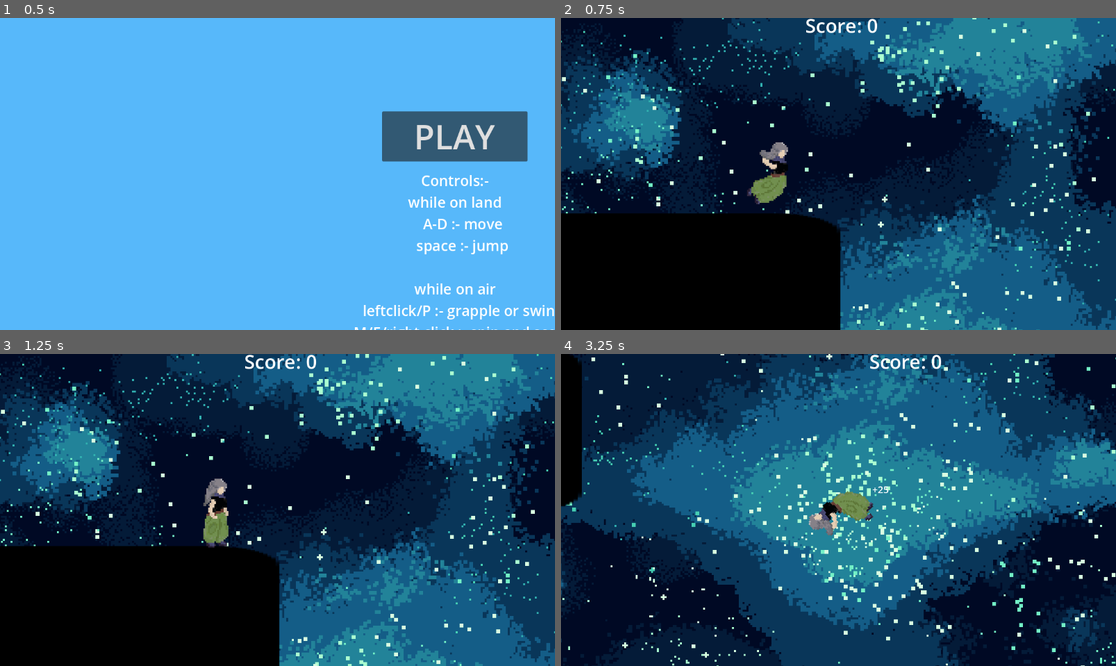
Above: before the commit, frames 1-4 (two rows, left to right).
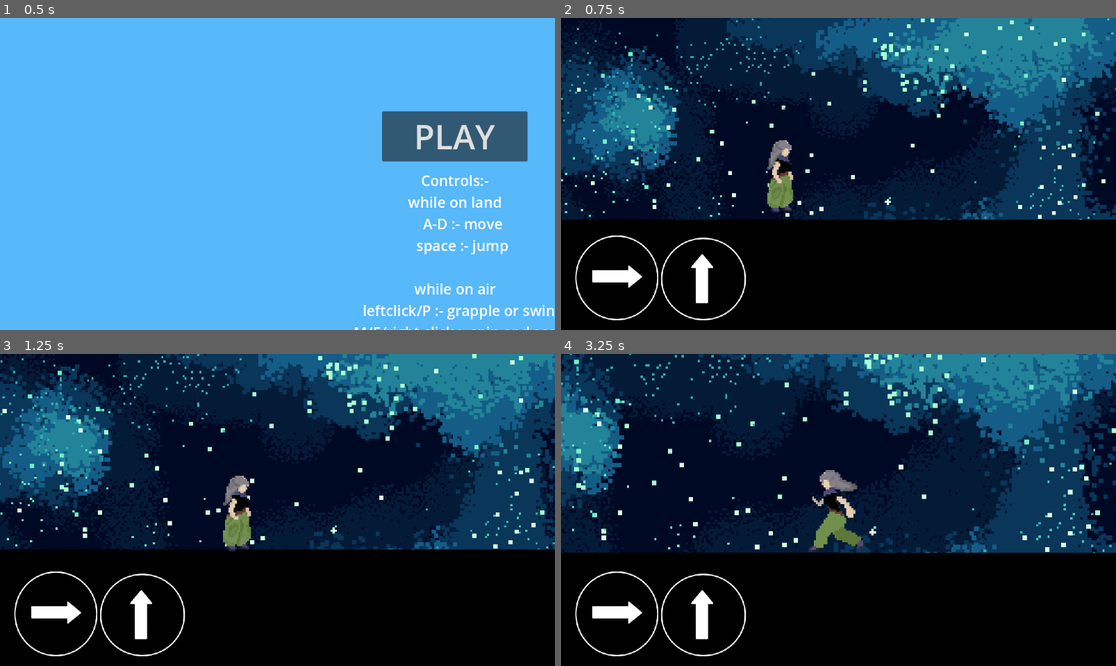
Above: after the commit, the same moments.

Repository: Shubh-2799/rep
Game: Godot game, scene res://controls.tscn
Same seed, same stepped clock (60 frames per second), same inputs: the game is played once before the commit and once after it. The engine's default icon, where the game draws it, is replaced by a stand-in: a white triangle on a blue panel in a dark square.
Inputs (mouse positions are in pixels of both pictures, inside the frame that each line leads up to):
- Up to frame 1 (0.5 s): no input
- Up to frame 2 (0.75 s): click "PLAY" at 0.5 s
- Up to frame 3 (1.25 s): no input
- Up to frame 4 (3.25 s): move the mouse to (960, 494) at 1.27 s; hold Right (ui_right) 1.28-2.78 s; tap F (dash) at 1.35, 2.1, 3.05 s; move the mouse to (727, 525) at 2.02 s; move the mouse to (894, 441) at 2.77 s; hold Left (ui_left) from 2.78 s (still down); hold M (flip) from 2.78 s (still down)

Frame 1 is identical in both runs. In frame 2, 32% of the frame differs, in the area x 0-100%, y 0-100%; in frame 3, 40%; in frame 4, 88%.

Commit message:
zoom out 1st attempt
dynamic zoom out with momentum, implemented for now. need refining.

Diff:
--- /dev/null
+++ b/camera_2d.gd
@@ -0,0 +1,22 @@
+extends Camera2D
+
+
+@export var min_zoom = Vector2(1.2,1.2)
+@export var max_zoom = Vector2(0.5,0.5)
+var max_speed = 1000.0
+var min_speed = 100.0
+@onready var player = get_parent()
+var zoom_speed = 5.0
+func _ready() -> void:
+	pass # Replace with function body.
+
+
+# Called every frame. 'delta' is the elapsed time since the previous frame.
+func _process(delta: float) -> void:
+	var speed = player.velocity.length()
+	if player.velocity.y < 0:
+		var t = clamp(speed/max_speed , 0.0 , 1.0)
+		var target_zoom = min_zoom.lerp(max_zoom , t)
+		zoom = zoom.lerp(target_zoom,1.0 * delta)
+	else:
+		zoom = zoom.lerp(Vector2(1.2,1.2), 1.0 * delta)
--- a/character_body_2d.gd
+++ b/character_body_2d.gd
@@ -29,7 +29,10 @@
 	elif is_on_floor() and not direction:
 		$AnimatedSprite2D.play("default")
 	if S.dash:
-		velocity.x = 1200.0
+		if velocity.x > 0:
+			velocity.x = 1200.0
+		elif velocity.x < 0:
+			velocity.x = -1200.0
 		velocity.y = 0.0
 		$AnimatedSprite2D.play("dash")
 		$CPUParticles2D2.emitting = true
@@ -38,7 +41,6 @@
 		$AnimatedSprite2D.flip_h = false
 	elif velocity.x < 0 and not S.swinging:
 		$AnimatedSprite2D.flip_h = true
-	$Camera2D/Label.text = str(velocity.x)
 func _physics_process(delta: float) -> void:
 	if S.jumppad:
 		$AnimatedSprite2D.play("swing")
@@ -49,7 +51,7 @@
 		S.resting = false
 	if not is_on_floor() :
 		if not S.dash:
-			velocity += get_gravity() * delta
+			velocity += get_gravity() * delta * 0.7
 	direction = Input.get_axis("ui_left" , "ui_right")
 	if S.resting == false and S.swinging == false and is_on_floor():
 		velocity.x = direction * SPEED
--- a/node_2d.tscn
+++ b/node_2d.tscn
@@ -9,6 +9,7 @@
 [ext_resource type="Script" path="res://label_4.gd" id="5_hyhja"]
 [ext_resource type="Texture2D" uid="uid://c6chfb0p7k4oi" path="res://Glacial-mountains-parallax-background_vnitti/Layers/sky.png" id="7_eqgfy"]
 [ext_resource type="Script" path="res://sprite_2d.gd" id="8_adgsx"]
+[ext_resource type="Script" path="res://camera_2d.gd" id="8_nxq31"]
 [ext_resource type="Texture2D" uid="uid://drnu8mdcqlvvd" path="res://parallax/webp/space_background6.webp" id="11_l4r01"]
 [ext_resource type="Texture2D" uid="uid://dj12gf74154gn" path="res://parallax/webp/space_background5.webp" id="12_170ih"]
 [ext_resource type="Texture2D" uid="uid://debo3vmqp07g4" path="res://parallax/webp/space_background4.webp" id="13_5380c"]
@@ -42,6 +43,7 @@
 limit_left = 0
 limit_bottom = 1960
 limit_smoothed = true
+script = ExtResource("8_nxq31")
 
 [node name="Label" type="Label" parent="CharacterBody2D/Camera2D"]
 visible = false
@@ -51,8 +53,8 @@
 offset_bottom = 25.6176
 
 [node name="StaticBody2D3" type="StaticBody2D" parent="."]
-position = Vector2(45, 424)
-scale = Vector2(0.617969, -2.71054)
+position = Vector2(44, 595)
+scale = Vector2(2.09797, -5.23054)
 collision_layer = 4
 collision_mask = 4
 
@@ -92,6 +94,7 @@
 vertical_alignment = 1
 
 [node name="Label2" type="Label" parent="."]
+visible = false
 offset_left = 1976.0
 offset_top = 180.0
 offset_right = 2235.0
@@ -124,14 +127,12 @@
 one_shot = true
 
 [node name="Control" type="Control" parent="."]
-visible = false
 layout_mode = 3
 anchors_preset = 0
 offset_right = 40.0
 offset_bottom = 40.0
 
 [node name="CanvasLayer" parent="Control" instance=ExtResource("14_q7oi1")]
-visible = false
 
 [node name="platform timer" type="Timer" parent="."]
 wait_time = 3.0
--- a/player.tscn
+++ b/player.tscn
@@ -122,7 +122,7 @@
 }],
 "loop": true,
 "name": &"default",
-"speed": 5.0
+"speed": 14.0
 }, {
 "frames": [{
 "duration": 1.0,
@@ -211,6 +211,8 @@
 points = PackedVector2Array(30, 0, 130, -50, 130, 50)
 
 [sub_resource type="Curve" id="Curve_3tdyn"]
+min_value = 1.99
+max_value = 2.0
 _data = [Vector2(0, 1), 0.0, 0.0, 0, 0]
 point_count = 1
 
@@ -237,7 +239,7 @@
 position = Vector2(4.00543e-05, -1.09673e-05)
 scale = Vector2(2.82813, 2.44118)
 sprite_frames = SubResource("SpriteFrames_vp328")
-animation = &"jumppad"
+frame_progress = 0.258425
 
 [node name="Marker2D" type="Marker2D" parent="AnimatedSprite2D"]
 position = Vector2(6.40121, -9.33733)
@@ -348,6 +350,11 @@
 wait_time = 0.03
 one_shot = true
 
+[node name="RayCast2D" type="RayCast2D" parent="."]
+position = Vector2(114.655, 17.6471)
+target_position = Vector2(0, 54.4118)
+collision_mask = 4
+
 [connection signal="timeout" from="Timer" to="." method="_on_timer_timeout"]
 [connection signal="timeout" from="Cooldown" to="." method="_on_cooldown_timeout"]
 [connection signal="timeout" from="jump timer" to="." method="_on_jump_timer_timeout"]
--- a/touchcontrols.tscn
+++ b/touchcontrols.tscn
@@ -5,7 +5,7 @@
 [node name="CanvasLayer" type="CanvasLayer"]
 
 [node name="Left" type="TouchScreenButton" parent="."]
-visible = false
+modulate = Color(0, 0, 0, 1)
 position = Vector2(424, 631)
 rotation = -1.5708
 scale = Vector2(0.6, 0.6)
@@ -14,14 +14,14 @@
 
 [node name="Control" type="Control" parent="."]
 layout_mode = 3
-anchors_preset = 1
-anchor_left = 1.0
-anchor_right = 1.0
-offset_left = -216.0
-offset_top = 764.0
-offset_right = -216.0
-offset_bottom = 764.0
-grow_horizontal = 0
+anchors_preset = 2
+anchor_top = 1.0
+anchor_bottom = 1.0
+offset_left = 217.0
+offset_top = -206.0
+offset_right = 217.0
+offset_bottom = -206.0
+grow_vertical = 0
 
 [node name="Right" type="TouchScreenButton" parent="Control"]
 rotation = 1.5708
@@ -29,8 +29,18 @@
 texture_normal = ExtResource("1_pgp6n")
 action = "dash"
 
-[node name="Jump" type="TouchScreenButton" parent="."]
-position = Vector2(936, 764)
+[node name="Control2" type="Control" parent="."]
+layout_mode = 3
+anchors_preset = 2
+anchor_top = 1.0
+anchor_bottom = 1.0
+offset_left = 198.0
+offset_top = -206.0
+offset_right = 238.0
+offset_bottom = -166.0
+grow_vertical = 0
+
+[node name="Jump" type="TouchScreenButton" parent="Control2"]
 scale = Vector2(0.8, 0.8)
 texture_normal = ExtResource("1_pgp6n")
 action = "spacebar"
Binary file added: femboy_2_.webp
Not shown, added: femboy_2_.webp.import
Binary file added: femboy_breathing_.webp
Not shown, added: femboy_breathing_.webp.import
Binary file added: femboysfirstattempt.webp
Not shown, added: femboysfirstattempt.webp.import
Not shown, added: main menu.mp3.import
Not shown: 1 places in node_2d.tscn that only renumber resources
Binary file added: tomo_chan_from_wish_.webp
Not shown, added: tomo_chan_from_wish_.webp.import
Not shown, added: main menu.mp3
Not shown, changed: new.mp3
